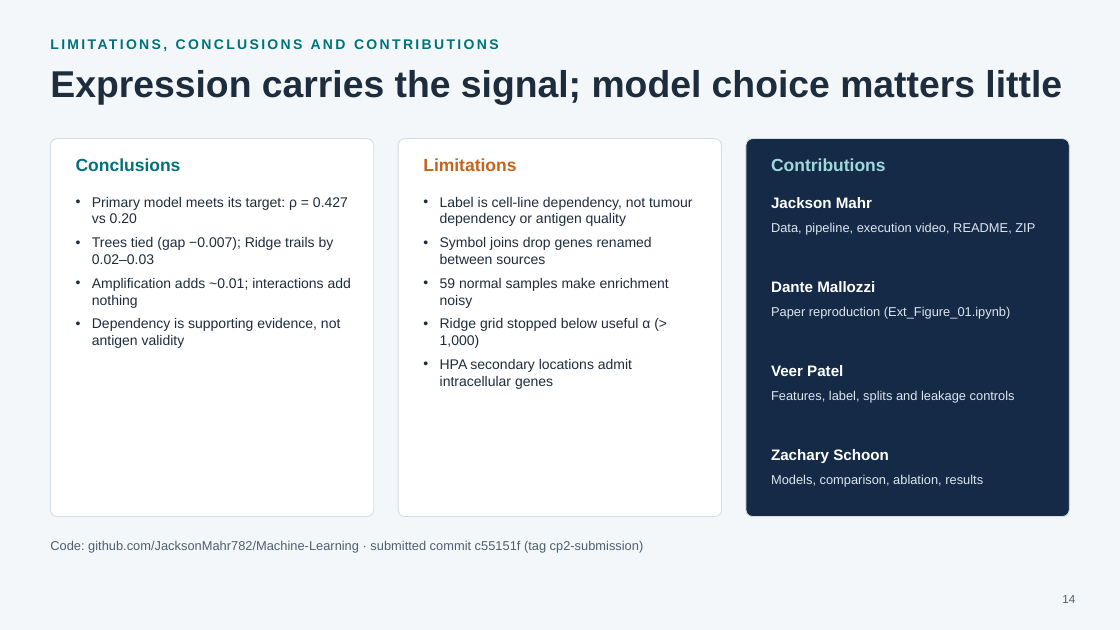
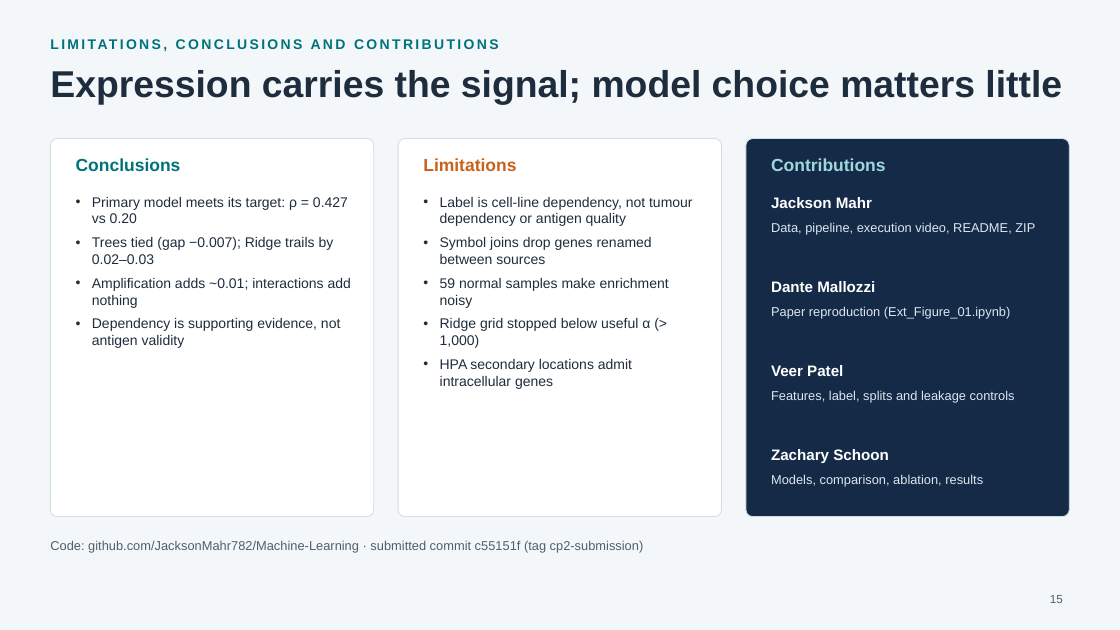
Before and after one commit to JacksonMahr782/Machine-Learning, a slide deck: slide 15 of deliverables/slides.pptx (slide 14 before the commit). Drawn at 1120x630 pixels with LibreOffice and Linux fonts; fonts in the diff are those of the drawing. Boxes give left, top, right and bottom in pixels: in the first picture for what was removed or moved away, otherwise in the second. Text is boxed around its words. In the diff, an @@ line names an element or a change of style, - is before the commit and + after.

Commit message:
Added slide about model explanations

```diff
--- a/deliverables/slides.pptx
+++ b/deliverables/slides.pptx
@@ text at (1050, 595, 1063, 603): text changed @@
-14
+15
```
Also in this commit, not shown: 6 other slides changed, 1 slide added.
